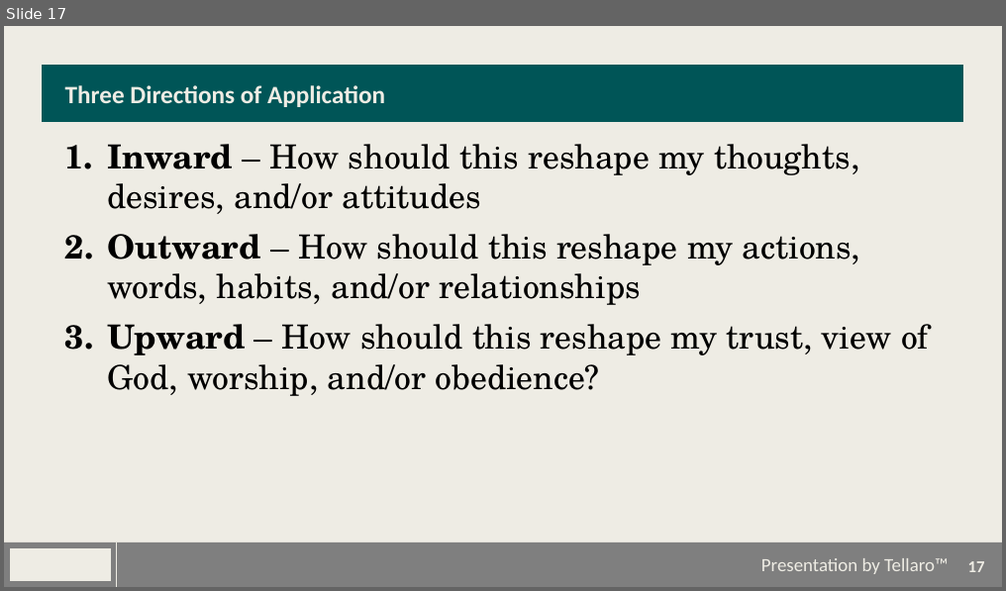
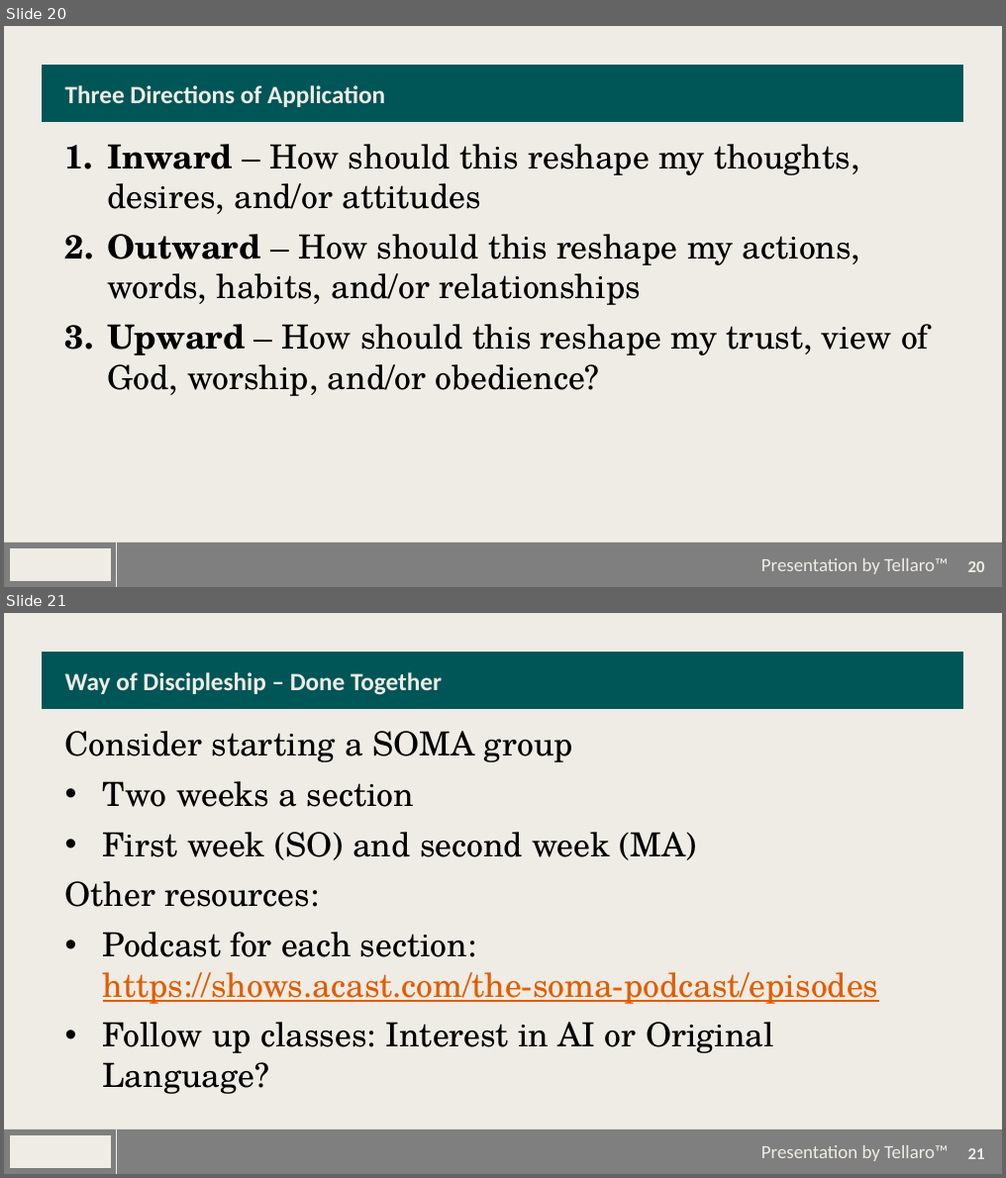
Before and after one commit to JustinHendersonSMAPPER/PersonalPresentations, a slide deck: How to Study the Bible.pptx. Shown one above the other, each under a label of ours: slide 17 before the commit, slides 20 and 21 after it. The pictures are 1006x591 and 1006x1178 pixels, drawn with LibreOffice and Linux fonts; fonts in the diff are those of the drawing; background and template pictures are left out. Boxes give left, top, right and bottom in pixels: in the first picture for what was removed or moved away, otherwise in the second. Text is boxed around its words. In the diff, an @@ line names an element or a change of style, - is before the commit and + after.

```diff
--- a/How to Study the Bible.pptx
+++ b/How to Study the Bible.pptx
@@ slide 21 added at (4, 613, 1002, 1174), background #EEECE4; not listed: 6 template elements that a slide beside it also shows @@
@@ title added at (65, 672, 442, 695), 24 pt, text #EEECE4, bold @@
+Way of Discipleship – Done Together
@@ text added at (65, 731, 879, 1094), 32 pt, text #000000 @@
+Consider starting a SOMA group
+• Two weeks a section
+• First week (SO) and second week (MA)
+Other resources:
+• Podcast for each section:
+  https://shows.acast.com/the-soma-podcast/episodes
+• Follow up classes: Interest in AI or Original Language?
@@ what was slide 17 is now slide 20 @@
@@ page number at (968, 562, 985, 572): text changed @@
-17
+20
```
Also in this commit, not shown: 1 slide changed, 3 other slides added.
